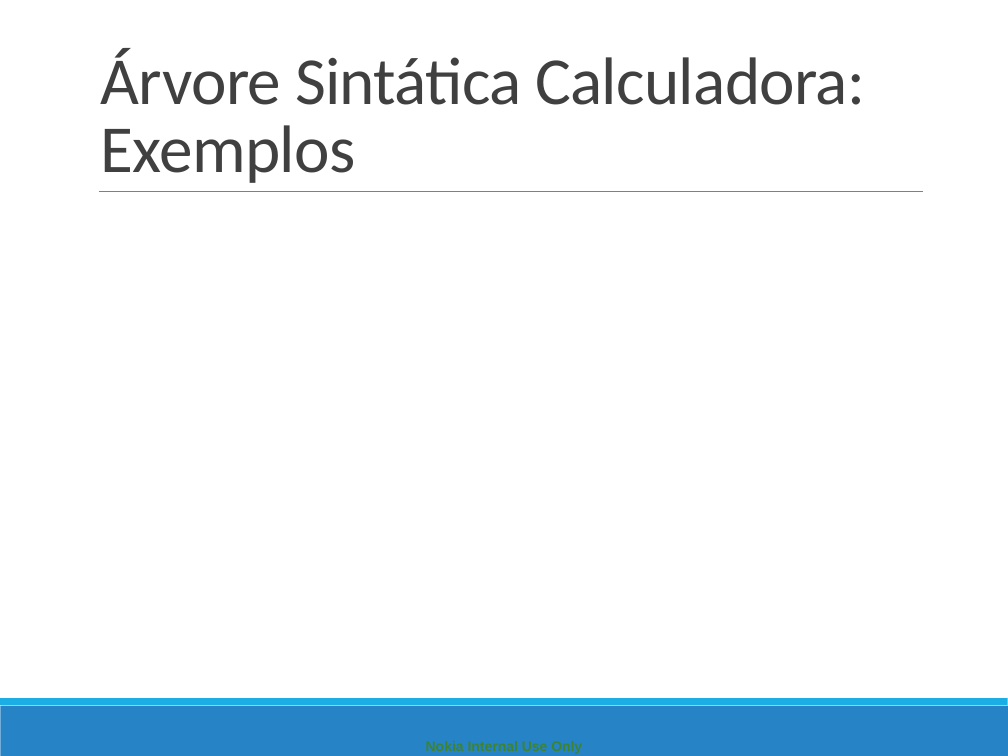
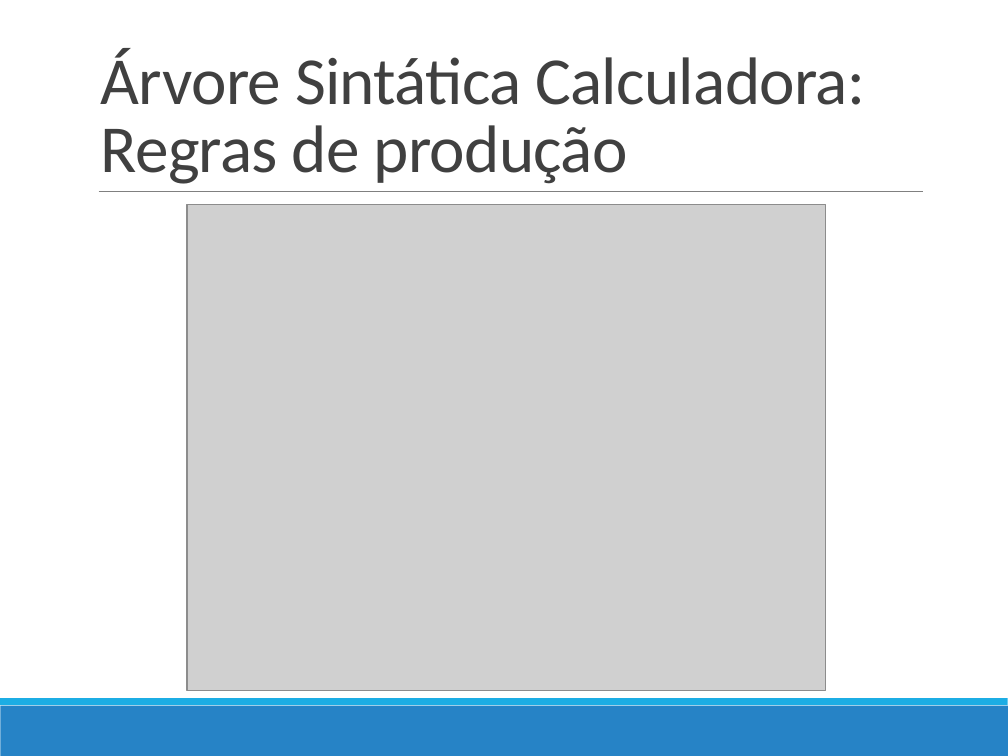
Before and after one commit to darlissonmar/compz-equipe-05-2013-1, a slide deck: slide 44 of trabalho-04/Apresentacao/Apresentacao_Compiladores.pptx (slide 9 before the commit). Drawn at 1008x756 pixels with LibreOffice and Linux fonts; fonts in the diff are those of the drawing; grey boxes stand for pictures. Boxes give left, top, right and bottom in pixels: in the first picture for what was removed or moved away, otherwise in the second. Text is boxed around its words. In the diff, an @@ line names an element or a change of style, - is before the commit and + after.

```diff
--- a/trabalho-04/Apresentacao/Apresentacao_Compiladores.pptx
+++ b/trabalho-04/Apresentacao/Apresentacao_Compiladores.pptx
@@ title at (101,48,865,184): text changed @@
-Árvore Sintática Calculadora: Exemplos
+Árvore Sintática Calculadora: Regras de produção
@@ picture added at (187,205,827,690) @@
@@ text removed at (426,741,582,754) @@
-Nokia Internal Use Only
```
Also in this commit, not shown: 36 other slides changed, 118 slides added, 6 slides removed.
